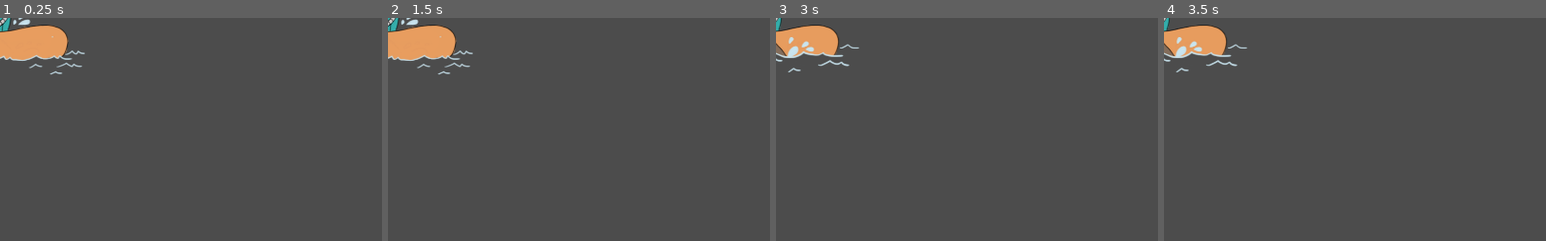
Above: before the commit, frames 1-4 (left to right).
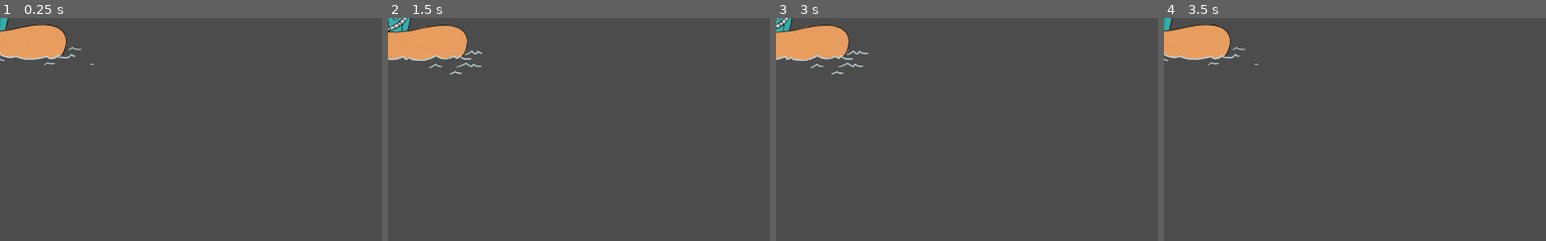
Above: after the commit, the same moments.

Repository: Majimo/FishAndShip
Game: Godot game, scene res://scenes/BibouPeche.tscn
Two runs of this game, one before a commit and one after it. Both use one fixed random seed, a clock stepped at 60 frames per second and the inputs below. This scene is started directly instead of the project's main scene.
Inputs:
- Up to frame 1 (0.25 s): no input
- Up to frame 2 (1.5 s): hold Right (ui_right) 0.53-1.28 s; hold Down (ui_down) from 1.28 s (still down)
- Up to frame 3 (3 s): release Down (ui_down) at 2.03 s; hold Right (ui_right) 2.03-2.78 s; hold Up (ui_up) from 2.78 s (still down)
- Up to frame 4 (3.5 s): keep holding Up (ui_up)
The pictures show only the part of the screen within x 0-50%, y 0-50%; the shares and areas given below are measured in that part.

The runs differ from the first frame. In frame 1, 1.0% of the frame differs, in the area x 0-25%, y 0-26%; in frame 2, 1.6%; in frame 3, 1.8%; in frame 4, 1.2%.

Commit message:
BibouPeche Correction

Diff:
--- a/scenes/BibouPeche.tscn
+++ b/scenes/BibouPeche.tscn
@@ -1,32 +1,38 @@
-[gd_scene load_steps=6 format=2]
+[gd_scene load_steps=7 format=2]
 
-[ext_resource path="res://assets/Bibourame.png" type="Texture" id=1]
+[ext_resource path="res://assets/BibouPeche.png" type="Texture" id=1]
 
 [sub_resource type="AtlasTexture" id=1]
 flags = 4
 atlas = ExtResource( 1 )
-region = Rect2( 0, 0, 341, 256 )
+region = Rect2( 0, 0, 378, 256 )
 
 [sub_resource type="AtlasTexture" id=2]
 flags = 4
 atlas = ExtResource( 1 )
-region = Rect2( 341, 0, 341, 256 )
+region = Rect2( 378, 0, 378, 256 )
 
 [sub_resource type="AtlasTexture" id=3]
 flags = 4
 atlas = ExtResource( 1 )
-region = Rect2( 682, 0, 341, 256 )
+region = Rect2( 756, 0, 378, 256 )
 
-[sub_resource type="SpriteFrames" id=4]
+[sub_resource type="AtlasTexture" id=4]
+flags = 4
+atlas = ExtResource( 1 )
+region = Rect2( 1134, 0, 378, 256 )
+
+[sub_resource type="SpriteFrames" id=5]
 animations = [ {
-"frames": [ SubResource( 1 ), SubResource( 2 ), SubResource( 3 ) ],
+"frames": [ SubResource( 1 ), SubResource( 2 ), SubResource( 3 ), SubResource( 4 ) ],
 "loop": true,
 "name": "default",
 "speed": 5.0
 } ]
 
-[node name="BibouRame" type="Node"]
+[node name="BibouPeche" type="Node"]
 
 [node name="AnimatedSprite" type="AnimatedSprite" parent="."]
-frames = SubResource( 4 )
+frames = SubResource( 5 )
+frame = 3
 playing = true
